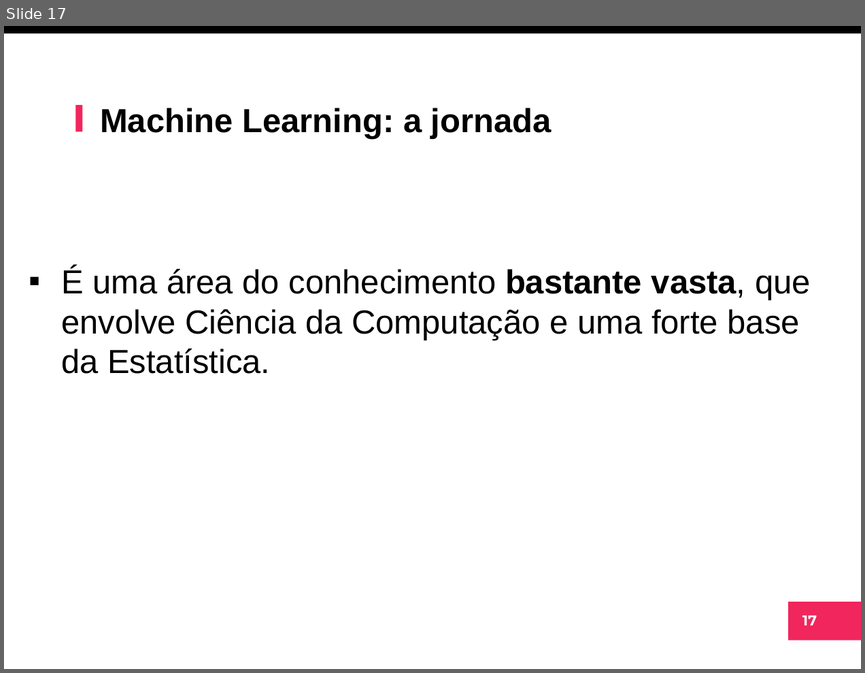
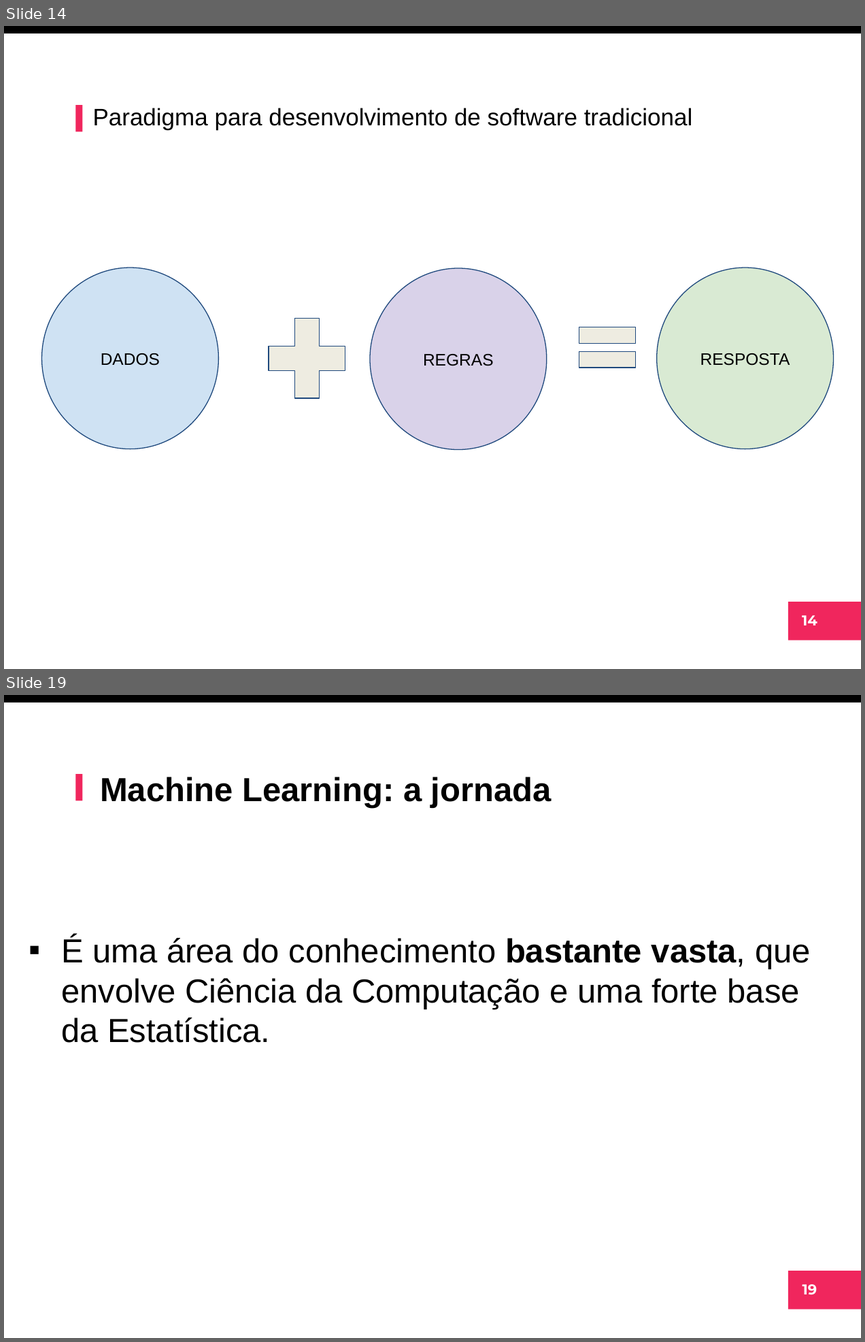
Before and after one commit to arnaldojr/ml, a slide deck: material/aulas/lab01/IntroIA.pptx. Shown one above the other, each under a label of ours: slide 17 before the commit, slides 14 and 19 after it; the slides between them are not shown. The pictures are 865x673 and 865x1342 pixels, drawn with LibreOffice and Linux fonts; fonts in the diff are those of the drawing; background and template pictures are left out. Boxes give left, top, right and bottom in pixels: in the first picture for what was removed or moved away, otherwise in the second. Text is boxed around its words. In the diff, an @@ line names an element or a change of style, - is before the commit and + after.

```diff
--- a/material/aulas/lab01/IntroIA.pptx
+++ b/material/aulas/lab01/IntroIA.pptx
@@ slide 14 added at (4, 26, 861, 669), background #FFFFFF; not listed: 4 template elements that a slide beside it also shows @@
@@ text added at (93, 108, 693, 130), 20 pt, text #000000 @@
+Paradigma para desenvolvimento de software tradicional
@@ ellipse added at (41, 267, 218, 449), fill #CFE2F3, outline #1F497D 0.75 pt, 14 pt, text #000000 @@
+DADOS
@@ ellipse added at (370, 269, 547, 450), fill #D9D2E9, outline #1F497D 0.75 pt, 14 pt, text #000000 @@
+REGRAS
@@ ellipse added at (657, 267, 834, 449), fill #D9EAD3, outline #1F497D 0.75 pt, 14 pt, text #000000 @@
+RESPOSTA
@@ plus sign added at (255, 303, 360, 412), fill #EEECE1, outline #1F497D 0.75 pt @@
@@ math equal added at (568, 313, 646, 382), fill #EEECE1, outline #1F497D 0.75 pt @@
@@ what was slide 17 is now slide 19 @@
@@ page number at (802, 1284, 817, 1295): text changed @@
-17
+19
```
Also in this commit, not shown: 6 slides changed, 7 other slides added, 9 slides removed.
